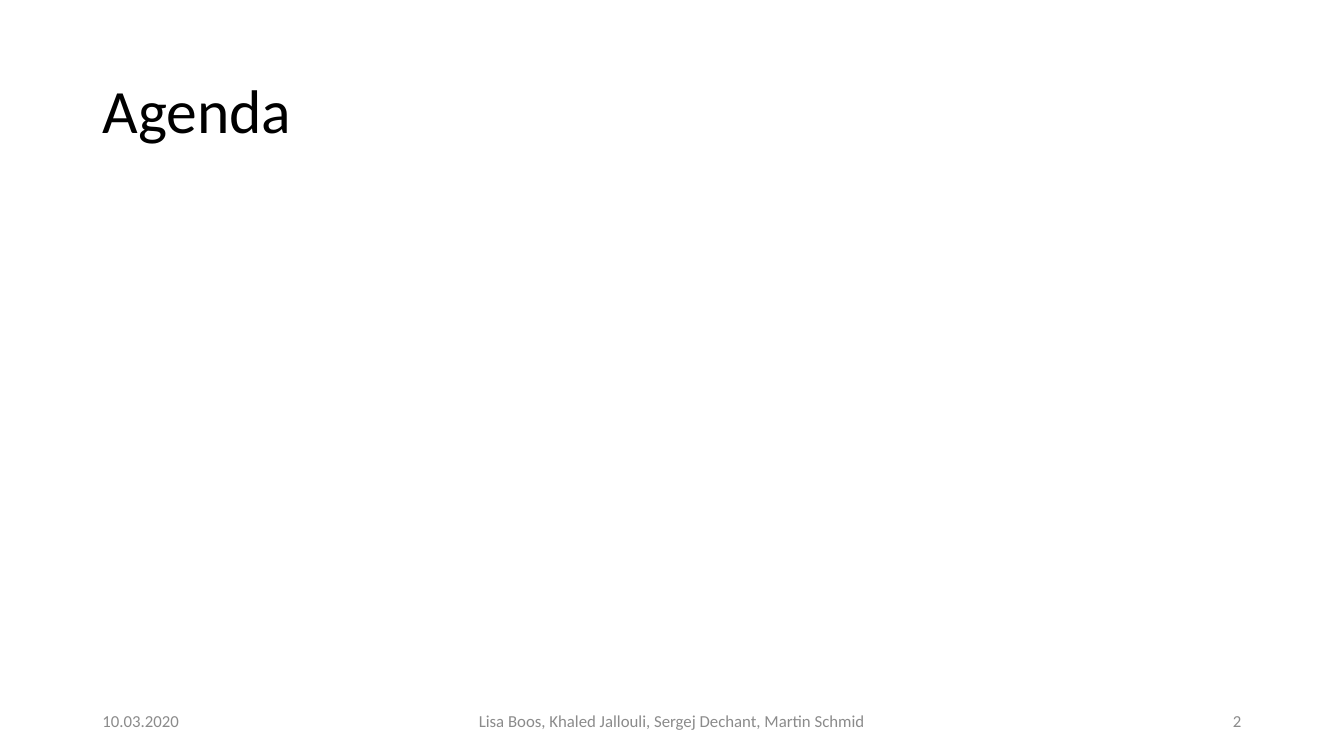
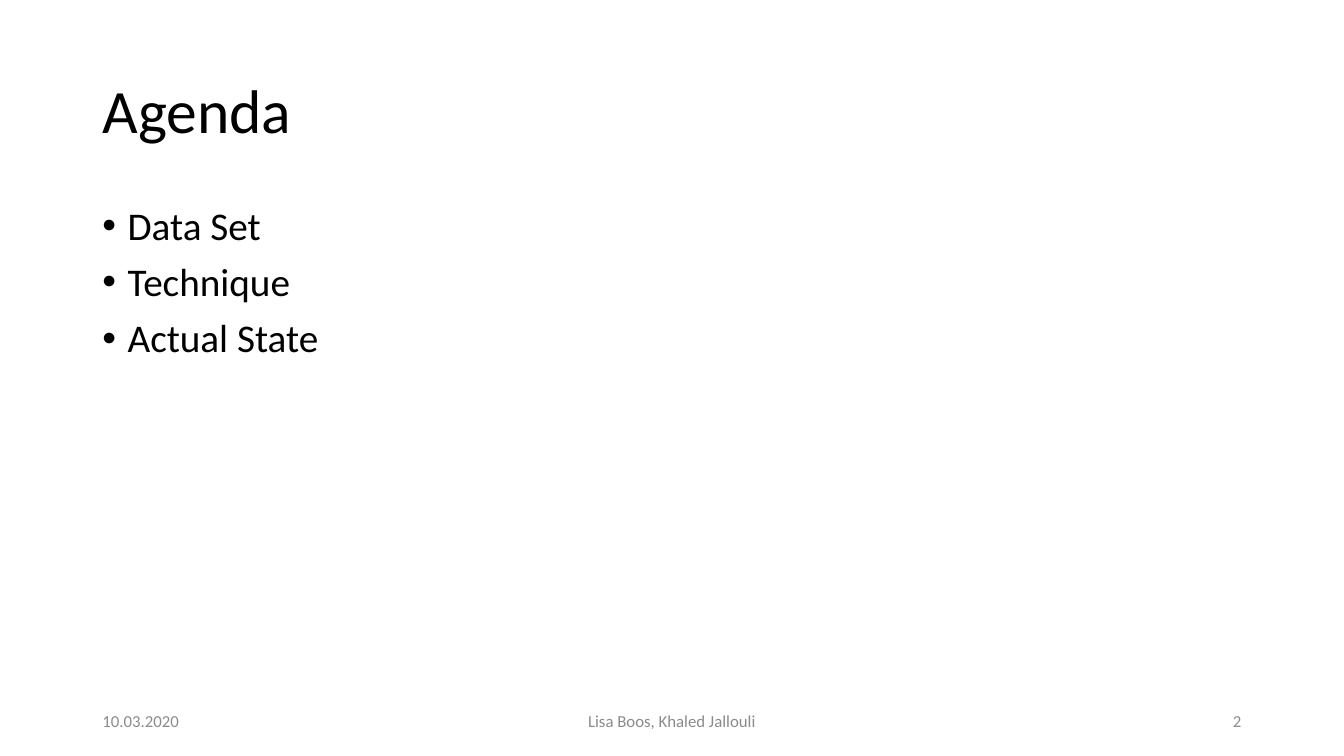
Before and after one commit to Khaledjallouli/project, a slide deck: slide 2 of presentationForFutureStudents/presentationFutureStudents.pptx. Drawn at 1344x756 pixels with LibreOffice and Linux fonts; fonts in the diff are those of the drawing; background and template pictures are left out. Boxes give left, top, right and bottom in pixels: in the first picture for what was removed or moved away, otherwise in the second. Text is boxed around its words. In the diff, an @@ line names an element or a change of style, - is before the commit and + after.

```diff
--- a/presentationForFutureStudents/presentationFutureStudents.pptx
+++ b/presentationForFutureStudents/presentationFutureStudents.pptx
@@ text added at (x1=128, y1=214, x2=318, y2=353), 28 pt, text #000000 @@
+• Data Set
+• Technique
+• Actual State
@@ text at (x1=588, y1=715, x2=755, y2=729): text changed @@
-Lisa Boos, Khaled Jallouli, Sergej Dechant, Martin Schmid
+Lisa Boos, Khaled Jallouli
```
Also in this commit, not shown: 3 other slides changed, 1 slide added, 18 slides removed.
